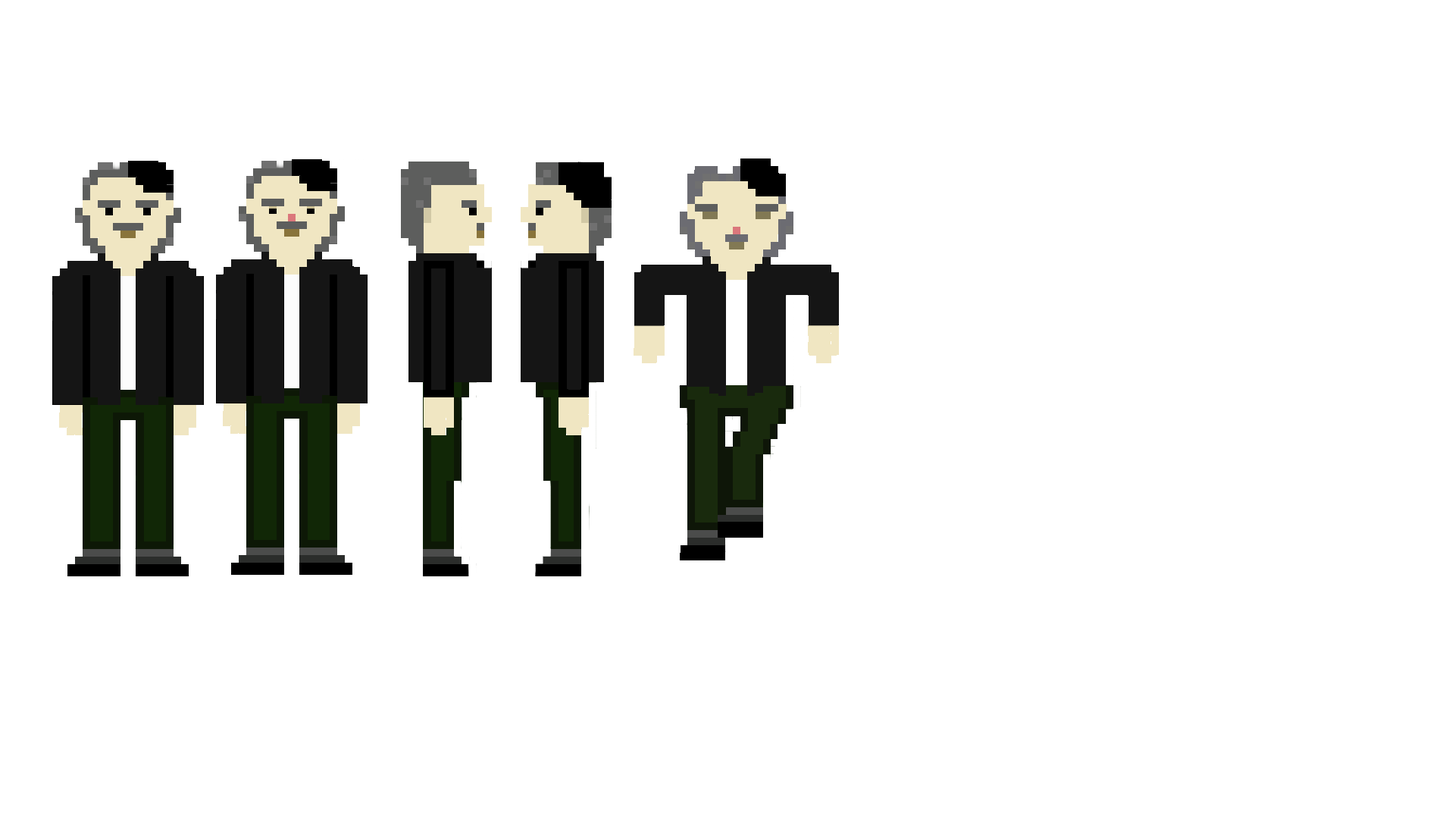
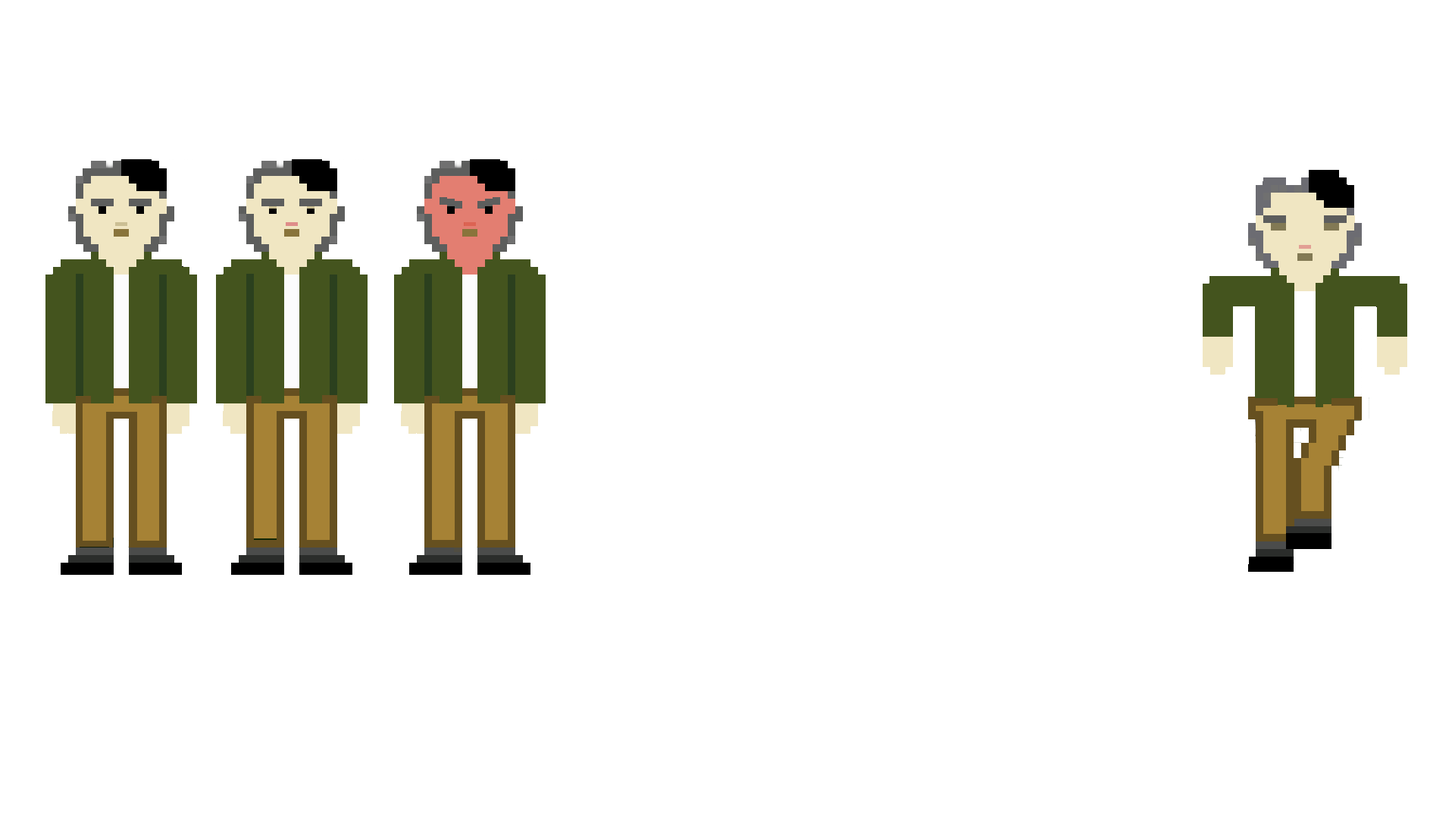
Layers edited between the first and the second 1455 x 819 image:
painted on "Calque 8" over 216, 175, 1347, 548
added layer "Calque 9" above "Calque 7" over 394, 159, 546, 575
painted on "Calque 7" over 45, 158, 1408, 577
